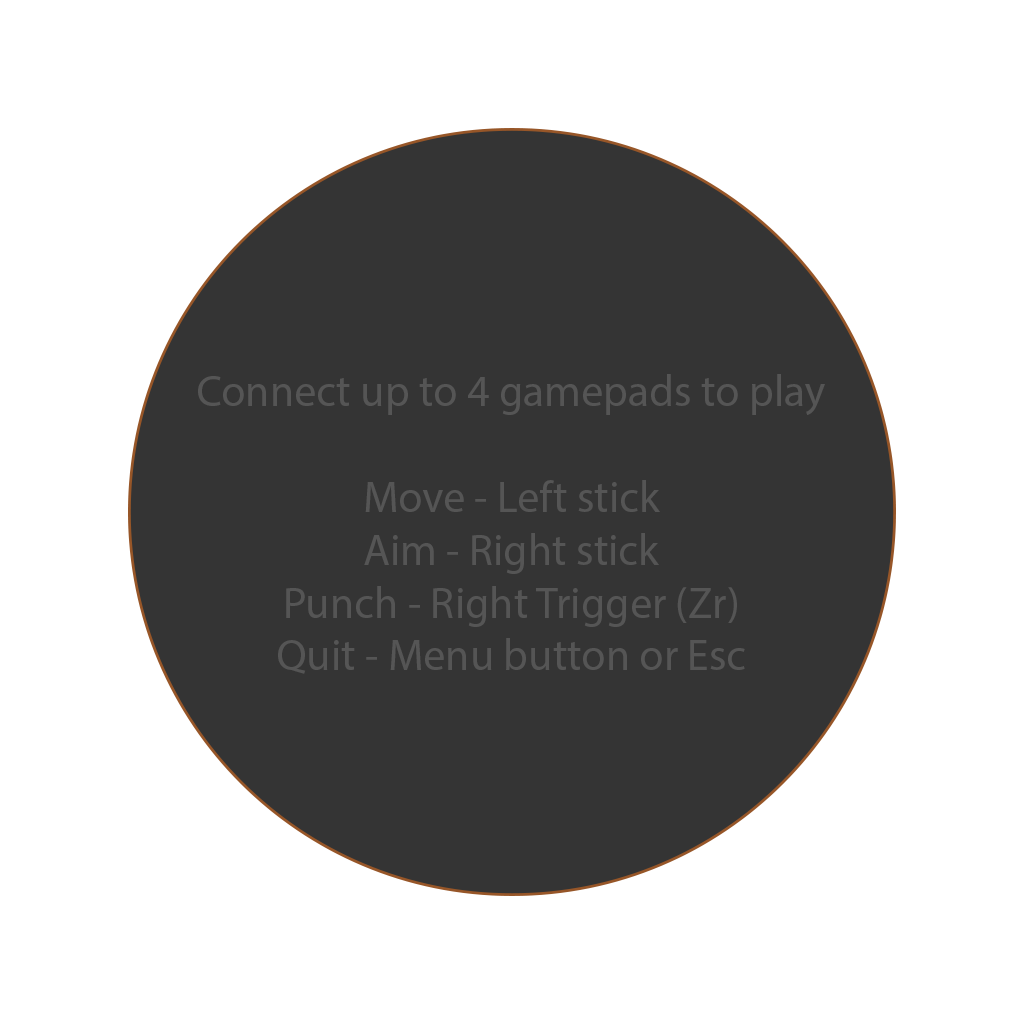
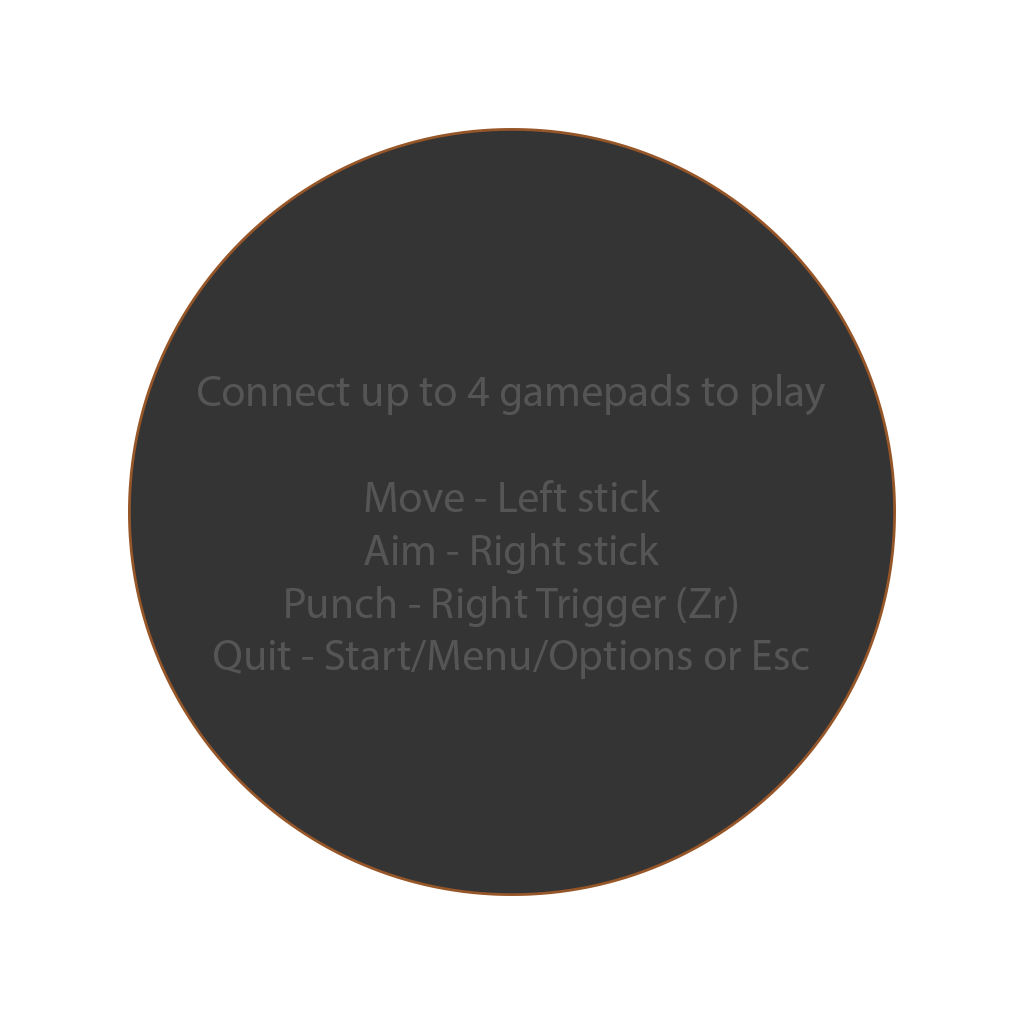
Comparing the layer stacks of the two 1024 x 1024 images. Changes:
painted on "Connect up to 4 gamepads to play Move - Left stick Aim - Right" over [214, 638, 809, 679]
